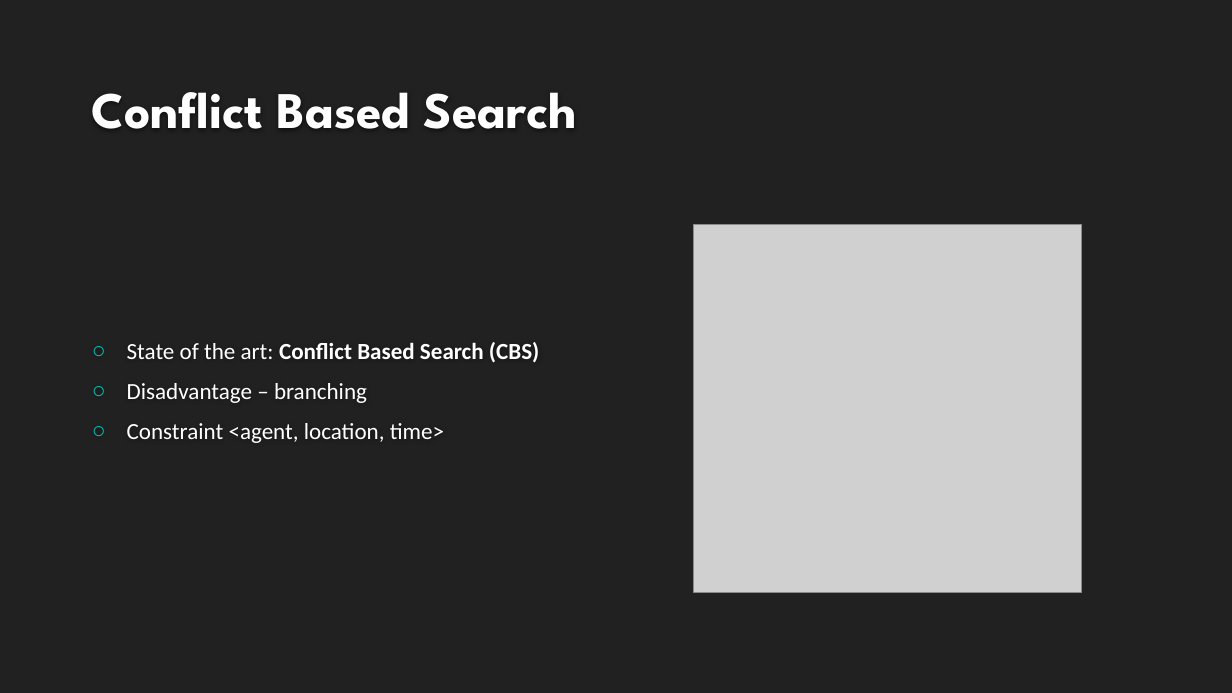
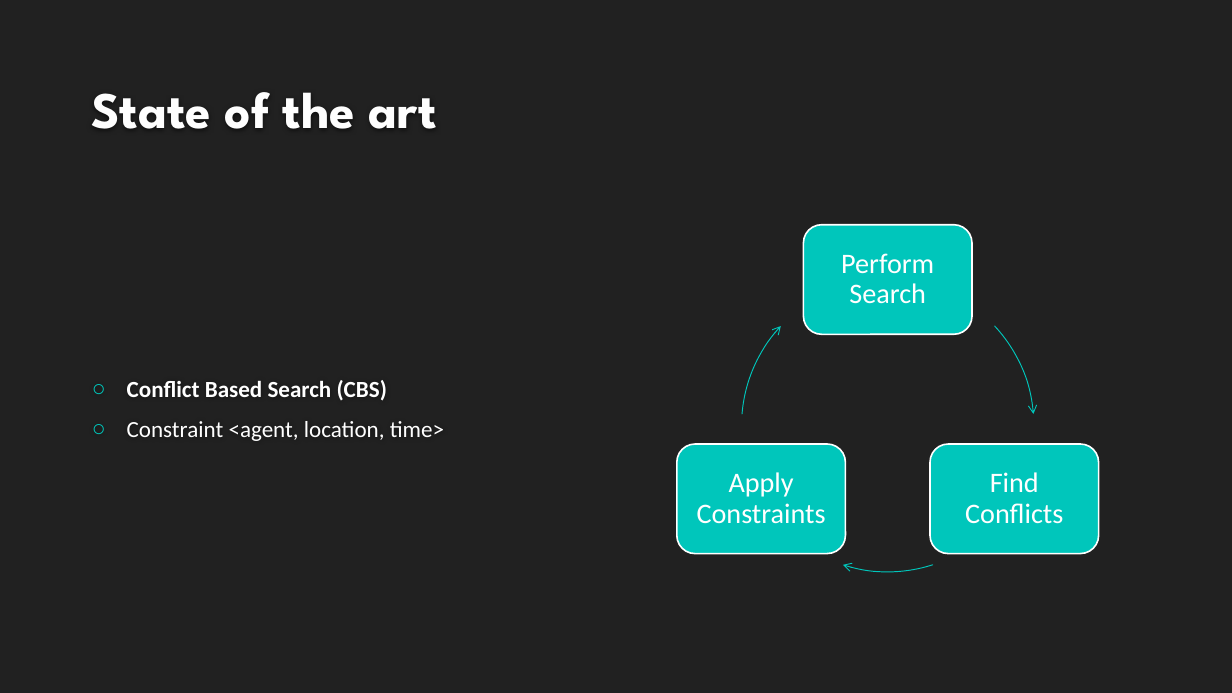
Before and after one commit to VikingDai/Honours-MAPF, a slide deck: slide 18 of Documents/Intermediate Presentation/NewPresentation.pptx (slide 24 before the commit). Drawn at 1232x693 pixels with LibreOffice and Linux fonts; fonts in the diff are those of the drawing; grey boxes stand for pictures; background and template pictures are left out. Boxes give left, top, right and bottom in pixels: in the first picture for what was removed or moved away, otherwise in the second. Text is boxed around its words. In the diff, an @@ line names an element or a change of style, - is before the commit and + after.

```diff
--- a/Documents/Intermediate Presentation/NewPresentation.pptx
+++ b/Documents/Intermediate Presentation/NewPresentation.pptx
@@ title at box(91, 92, 437, 129): text changed @@
-Conflict Based Search
+State of the art
@@ picture removed at box(694, 225, 1082, 592) @@
@@ group added at box(677, 225, 1100, 572): 3 rounded rectangles, 3 texts, 3 freeform shapes @@
+Perform Search
+Find Conflicts
+Apply Constraints
@@ text at box(127, 380, 387, 401): text changed; bold on @@
-○ State of the art: Conflict Based Search (CBS)
-○ Disadvantage – branching
+○ Conflict Based Search (CBS)
```
Also in this commit, not shown: 17 other slides changed, 23 slides added, 12 slides removed, 3 other files.
